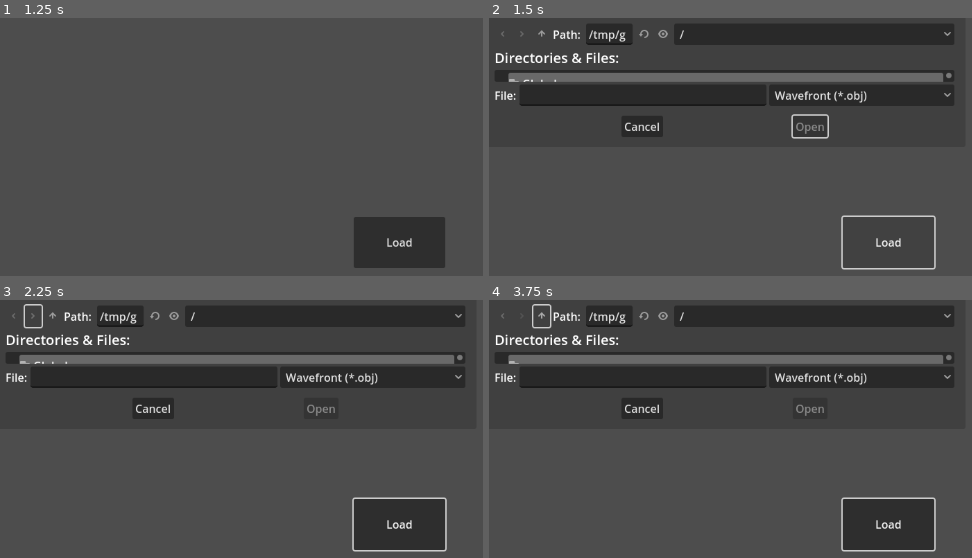
Above: before the commit, frames 1-4 (two rows, left to right).
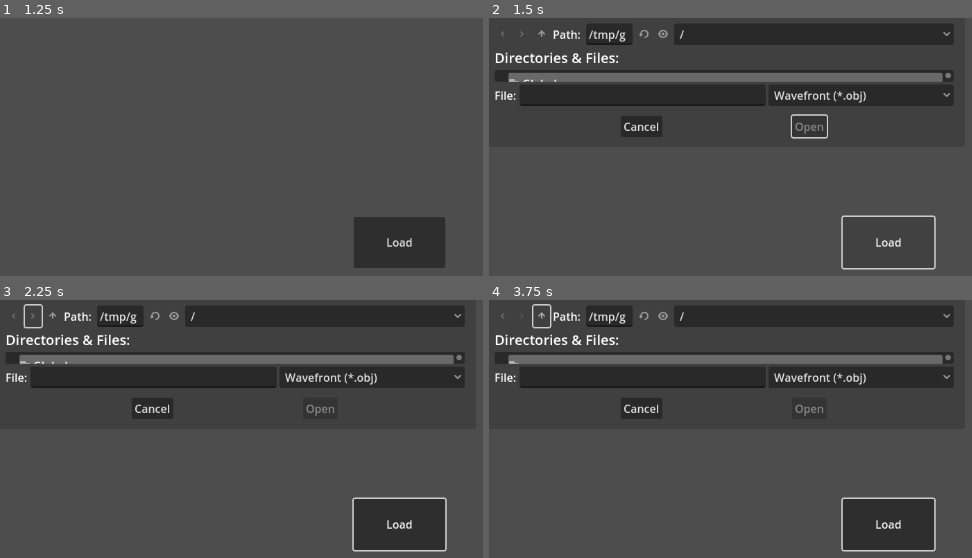
Above: after the commit, the same moments.

Repository: VISUALIZATION-LABS/Concretize
Game: Godot game, scene res://Scenes/MainMenu/MainMenu.tscn
Same seed, same stepped clock (60 frames per second), same inputs: the game is played once before the commit and once after it.
Inputs (mouse positions are in pixels of both pictures, inside the frame that each line leads up to):
- Up to frame 1 (1.25 s): tap Enter at 0.5 s
- Up to frame 2 (1.5 s): click "Load" at 1.25 s
- Up to frame 3 (2.25 s): click (33, 315) at 2 s
- Up to frame 4 (3.75 s): click (522, 315) at 2.75 s; click (542, 315) at 3.5 s

Frame 1 is identical in both runs. In frame 2, 0.7% of the frame differs, in the area x 27-96%, y 5-47%; in frame 3, 0.6%; in frame 4, 0.6%.

Commit message:
Barebones main menu

Diff:
--- a/Scenes/MainMenu/MainMenu.tscn
+++ b/Scenes/MainMenu/MainMenu.tscn
@@ -37,4 +37,6 @@
 grow_vertical = 2
 text = "Load"
 
+[node name="FileDialog" type="FileDialog" parent="MarginContainer/Control"]
+
 [connection signal="button_up" from="MarginContainer/Control/Button" to="." method="_on_button_button_up"]
